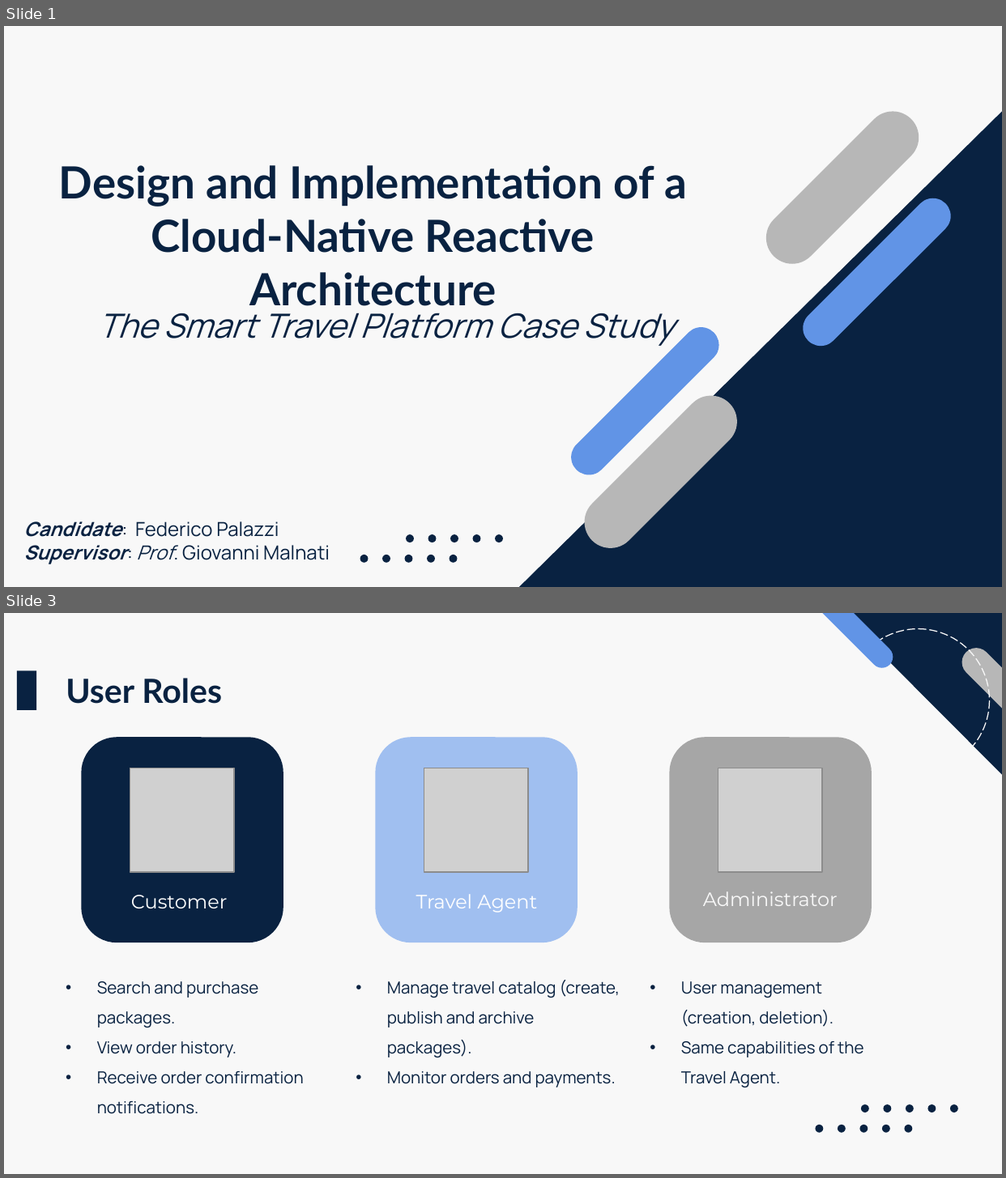
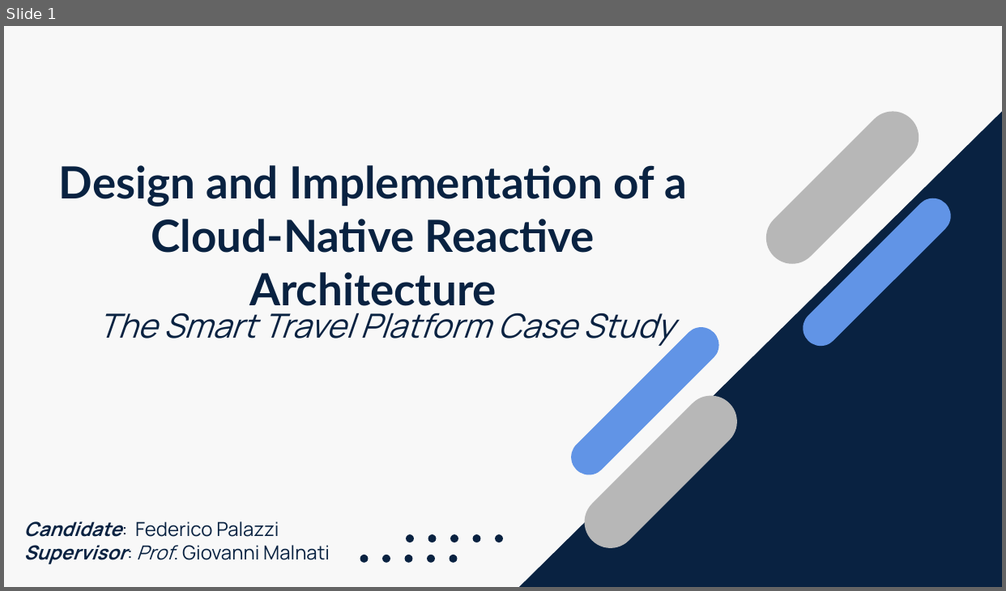
Before and after one commit to fede-palazz/smart-travel, a slide deck: thesis/presentation.pptx. Shown one above the other, each under a label of ours: slides 1 and 3 before the commit, slide 1 after it; the slides between them are not shown. The pictures are 1006x1178 and 1006x591 pixels, drawn with LibreOffice and Linux fonts; fonts in the diff are those of the drawing; grey boxes stand for pictures. Boxes give left, top, right and bottom in pixels: in the first picture for what was removed or moved away, otherwise in the second. Text is boxed around its words. In the diff, an @@ line names an element or a change of style, - is before the commit and + after.

```diff
--- a/thesis/presentation.pptx
+++ b/thesis/presentation.pptx
@@ slide 3 removed at (4, 613, 1002, 1174), background #F8F8F8 @@
@@ group removed at (797, 613, 1002, 1133): 11 ellipses, 2 rounded rectangles, 1 right triangle @@
@@ rectangle removed at (17, 671, 37, 710) @@
@@ text removed at (66, 678, 222, 704) @@
-User Roles
@@ rounded rectangle removed at (81, 737, 283, 943) @@
@@ rounded rectangle removed at (375, 737, 577, 943) @@
@@ rounded rectangle removed at (670, 737, 872, 943) @@
@@ picture removed at (130, 769, 233, 872) @@
@@ picture removed at (424, 769, 528, 872) @@
@@ picture removed at (718, 769, 822, 872) @@
@@ text removed at (131, 895, 228, 909) @@
-Customer
@@ text removed at (416, 894, 537, 913) @@
-Travel Agent
@@ text removed at (703, 892, 837, 906) @@
-Administrator
@@ text removed at (97, 982, 303, 1114) @@
-• Search and purchase packages.
-• View order history.
-• Receive order confirmation notifications.
@@ text removed at (387, 980, 620, 1088) @@
-• Manage travel catalog (create, publish and archive packages).
-• Monitor orders and payments.
@@ text removed at (681, 982, 863, 1088) @@
-• User management (creation, deletion).
-• Same capabilities of the Travel Agent.
```
Also in this commit, not shown: 4 slides changed, 6 slides added, 1 other slide removed.
